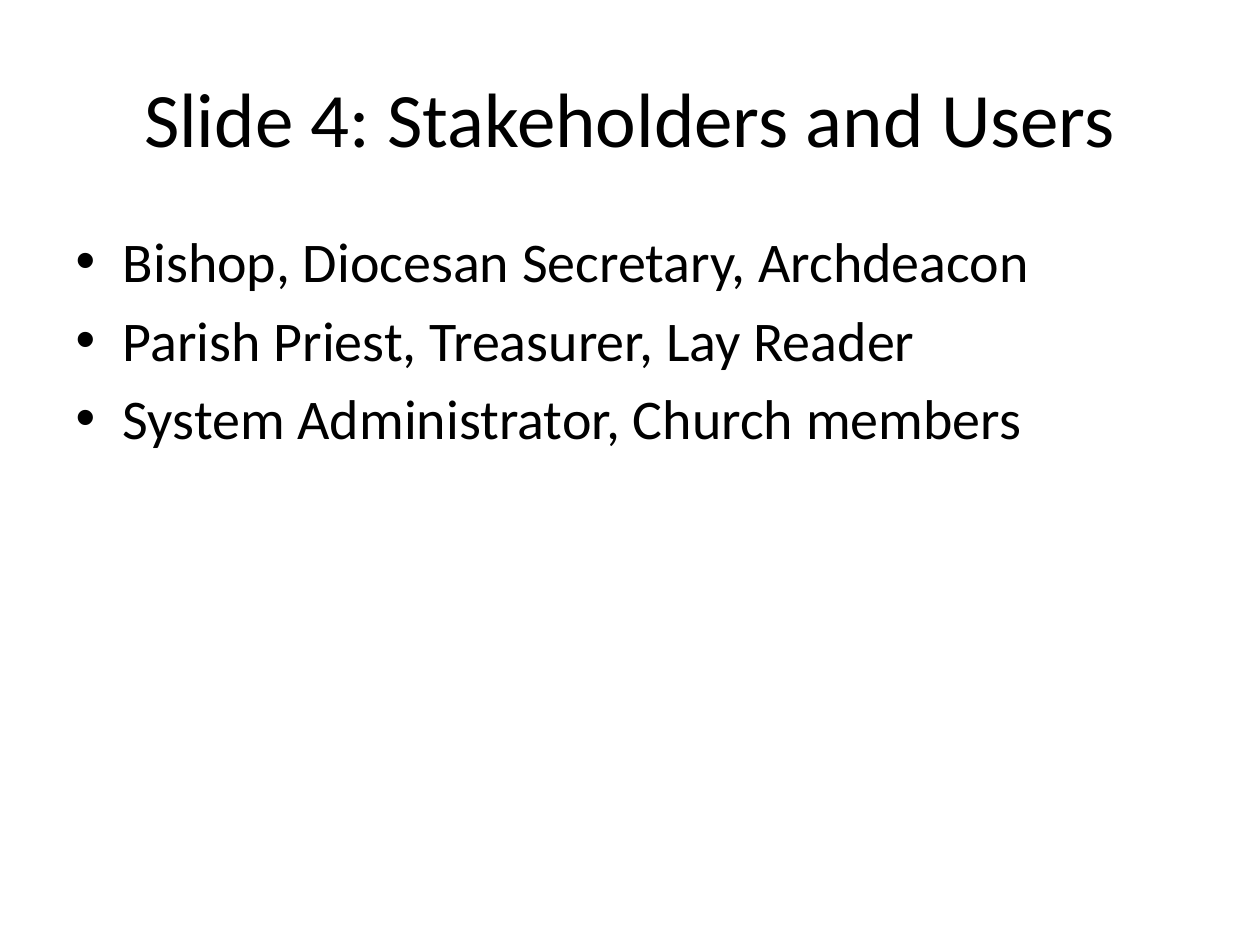
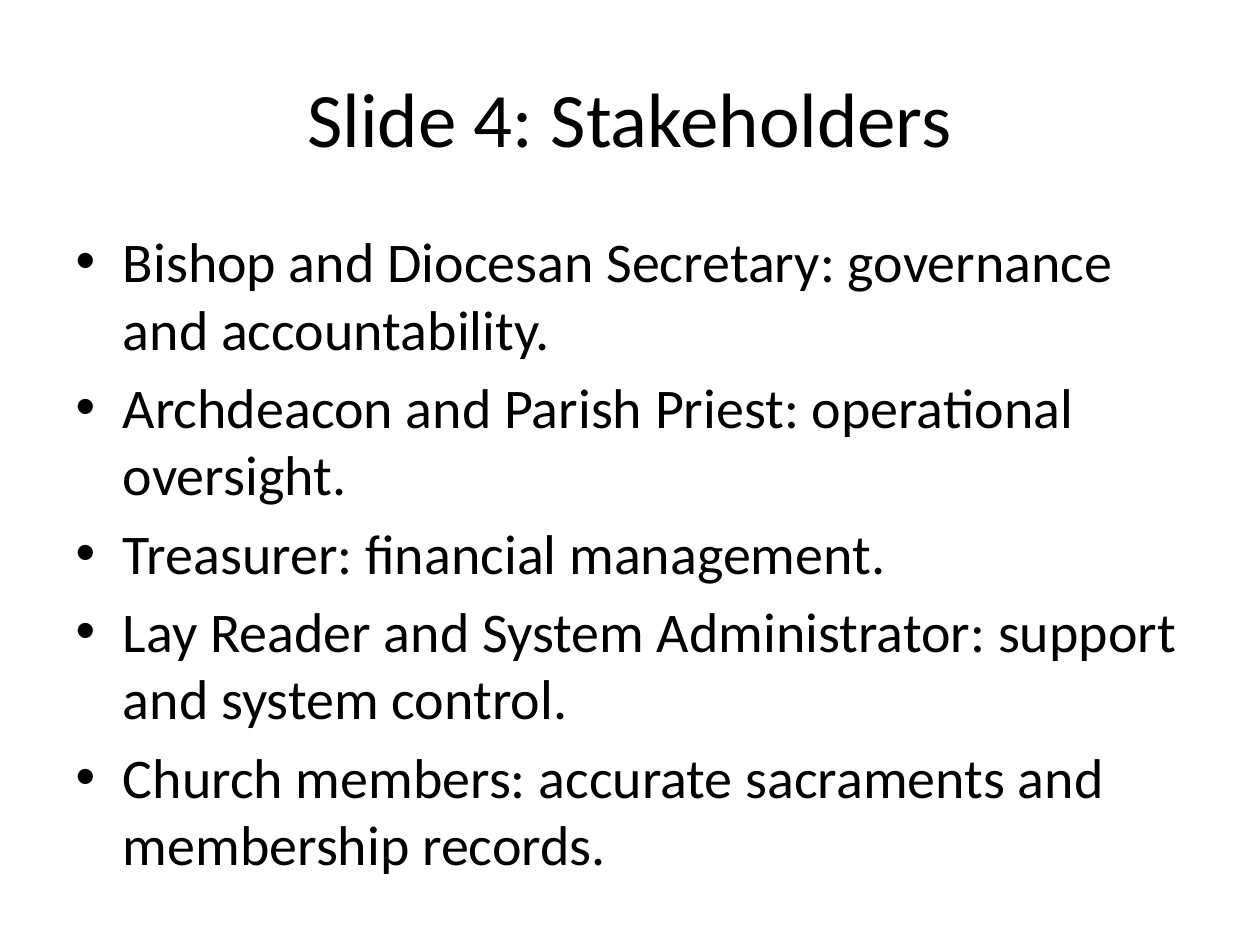
Before and after one commit to Icradle-Innovations-Ltd/cou-mis, a slide deck: slide 4 of Coursework/CoU-MIS_Presentation.pptx. Drawn at 1260x945 pixels with LibreOffice and Linux fonts; fonts in the diff are those of the drawing. Boxes give left, top, right and bottom in pixels: in the first picture for what was removed or moved away, otherwise in the second. Text is boxed around its words. In the diff, an @@ line names an element or a change of style, - is before the commit and + after.

Commit message:
Add PostgreSQL support and Railway deployment
Enable optional PostgreSQL backing and add deployment assets. server.js now uses pg Pool when DATABASE_URL is configured (falls back to in-memory data), adds DEFAULT_HOUSEHOLD_ID handling, input validation, and implements DB queries for members, sacraments, transactions, and summary endpoints. Added Dockerfile, .dockerignore, .env.example, and a Railway deployment guide; updated README and package.json (added pg). Inserted seed data into sql/schema.sql and included minor presentation/report/outline updates.

```diff
--- a/Coursework/CoU-MIS_Presentation.pptx
+++ b/Coursework/CoU-MIS_Presentation.pptx
@@ title at (x1=307, y1=93, x2=952, y2=148): text changed @@
-Slide 4: Stakeholders and Users
+Slide 4: Stakeholders
@@ text at (x1=123, y1=243, x2=1176, y2=874): text changed @@
-• Bishop, Diocesan Secretary, Archdeacon
-• Parish Priest, Treasurer, Lay Reader
-• System Administrator, Church members
+• Bishop and Diocesan Secretary: governance and accountability.
+• Archdeacon and Parish Priest: operational oversight.
+• Treasurer: financial management.
+• Lay Reader and System Administrator: support and system control.
+• Church members: accurate sacraments and membership records.
```
Also in this commit, not shown: 13 other slides changed, 1 slide added, 1 slide removed, 10 other files.
